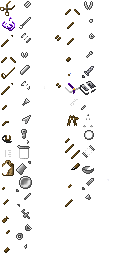
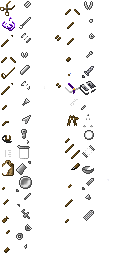
Layer changes from the first 128 × 256 image to the second:
painted on "Pasted Layer #4" over [65, 210, 94, 223]
